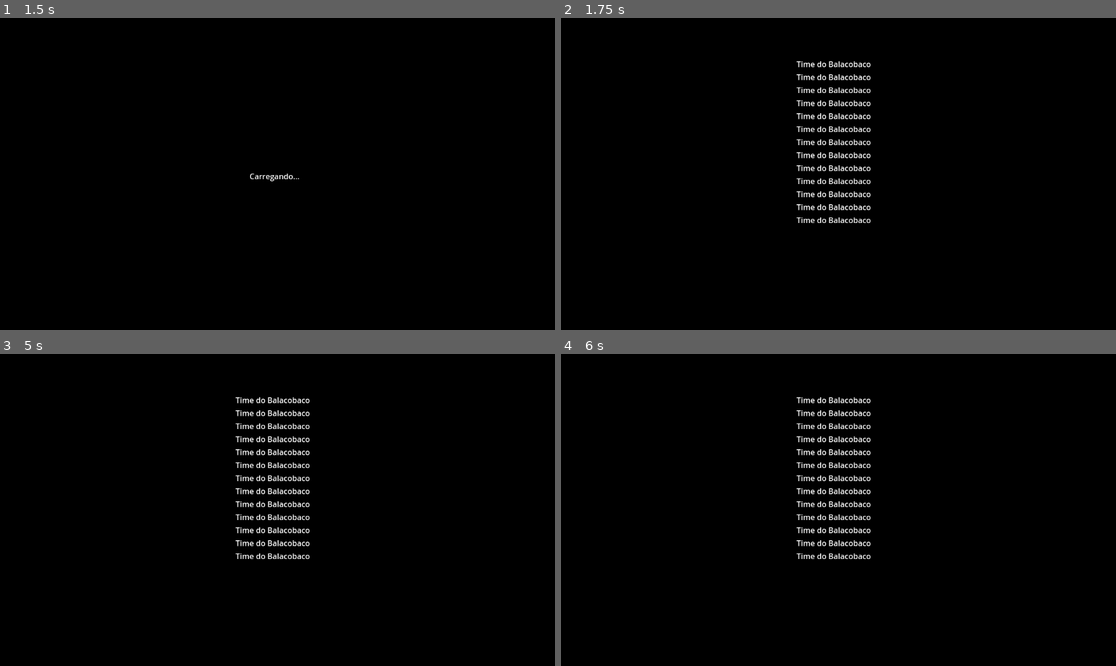
Above: before the commit, frames 1-4 (two rows, left to right).
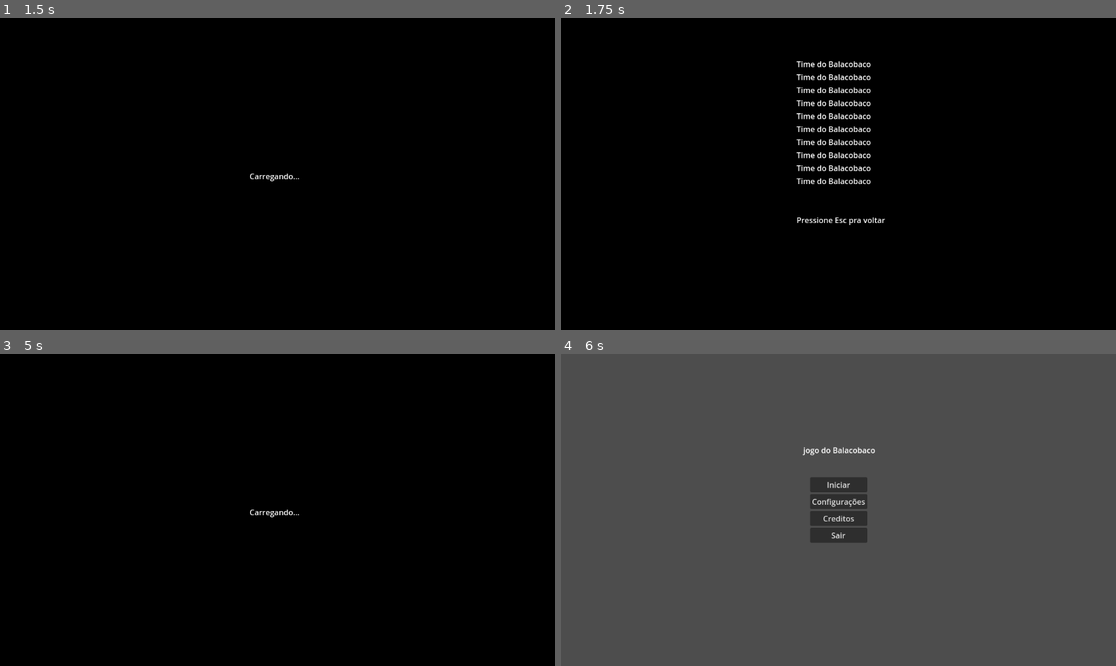
Above: after the commit, the same moments.

Repository: gsmereka/42-Game-Jam
Game: Godot game, scene res://Scenes/UI/Menu/menu.tscn
Two runs of this game, one before a commit and one after it. Both use one fixed random seed, a clock stepped at 60 frames per second and the inputs below.
Inputs:
- Up to frame 1 (1.5 s): click "Creditos" at 0.5 s
- Up to frame 2 (1.75 s): no input
- Up to frame 3 (5 s): tap Enter at 2, 3.5 s; tap Space at 2.75, 4.25 s; tap Escape (Esc, bound only after the commit) at 4.9 s
- Up to frame 4 (6 s): tap Enter at 5.75 s

Frame 1 is identical in both runs. In frame 2, 0.5% of the frame differs, in the area x 42-59%, y 55-67%; in frame 3, 2.0%; in frame 4, 100%, in the area x 0-100%, y 0-100%.

Commit message:
Fix: can use Scene loader more than one time

Diff:
--- a/Scenes/Credits/Credits.tscn
+++ b/Scenes/Credits/Credits.tscn
@@ -1,6 +1,9 @@
-[gd_scene format=3 uid="uid://bg12cpgnw5lpa"]
+[gd_scene load_steps=2 format=3 uid="uid://bg12cpgnw5lpa"]
+
+[ext_resource type="Script" uid="uid://cyq1bcjc1qx3o" path="res://Scenes/Credits/credits.gd" id="1_mdxjw"]
 
 [node name="Credits" type="Node2D"]
+script = ExtResource("1_mdxjw")
 
 [node name="CanvasLayer" type="CanvasLayer" parent="."]
 
@@ -63,12 +66,10 @@
 
 [node name="Label11" type="Label" parent="CanvasLayer/ColorRect/VBoxContainer"]
 layout_mode = 2
-text = "Time do Balacobaco"
 
 [node name="Label12" type="Label" parent="CanvasLayer/ColorRect/VBoxContainer"]
 layout_mode = 2
-text = "Time do Balacobaco"
 
 [node name="Label13" type="Label" parent="CanvasLayer/ColorRect/VBoxContainer"]
 layout_mode = 2
-text = "Time do Balacobaco"
+text = "Pressione Esc pra voltar"
--- /dev/null
+++ b/Scenes/Credits/credits.gd
@@ -0,0 +1,6 @@
+extends Node2D
+
+
+func _input(event: InputEvent) -> void:
+	if Input.is_action_just_pressed("Esc"):
+		SceneLoader.load_scene("res://Scenes/UI/Menu/menu.tscn")
--- a/Singletons/scene_loader.gd
+++ b/Singletons/scene_loader.gd
@@ -32,6 +32,7 @@
 		var new_node = new_scene.instantiate()
 
 		# Substitui a cena atual
+
 		var current_scene = get_tree().current_scene
 		get_tree().get_root().add_child(new_node)
 		get_tree().current_scene = new_node
@@ -41,3 +42,4 @@
 		if loading_node:
 			loading_node.queue_free()
 			loading_node = null
+		set_process(true)
--- a/project.godot
+++ b/project.godot
@@ -23,6 +23,14 @@
 
 SceneLoader="*res://Singletons/scene_loader.gd"
 
+[input]
+
+Esc={
+"deadzone": 0.2,
+"events": [Object(InputEventKey,"resource_local_to_scene":false,"resource_name":"","device":-1,"window_id":0,"alt_pressed":false,"shift_pressed":false,"ctrl_pressed":false,"meta_pressed":false,"pressed":false,"keycode":0,"physical_keycode":4194305,"key_label":0,"unicode":0,"location":0,"echo":false,"script":null)
+]
+}
+
 [rendering]
 
 renderer/rendering_method="gl_compatibility"
Not shown, added: Scenes/Credits/credits.gd.uid
